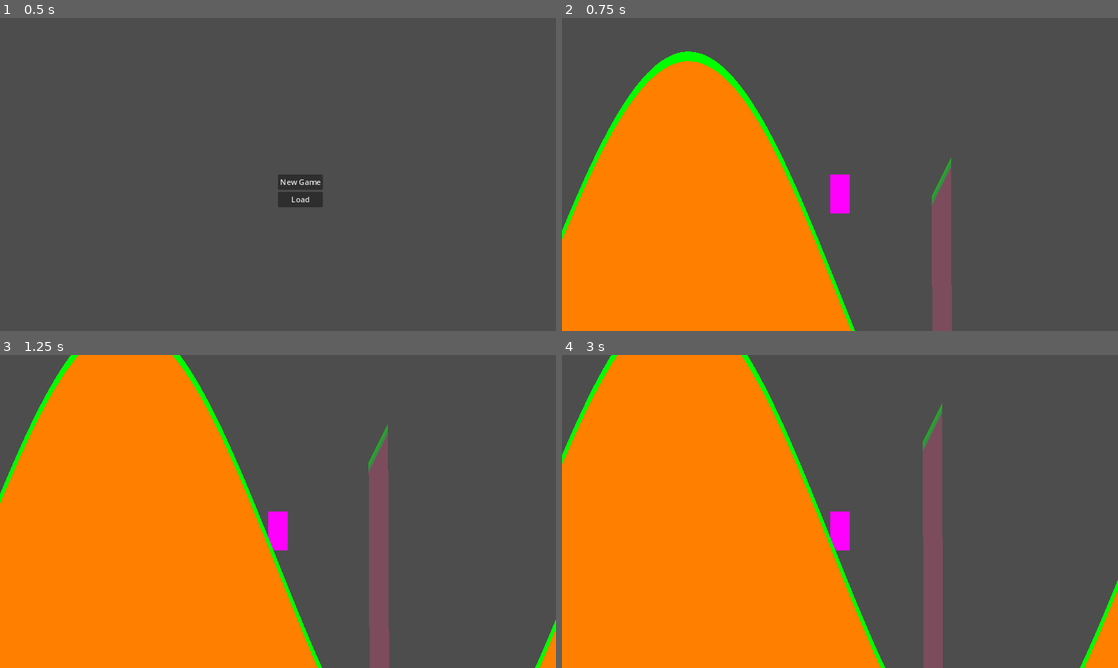
Above: before the commit, frames 1-4 (two rows, left to right).
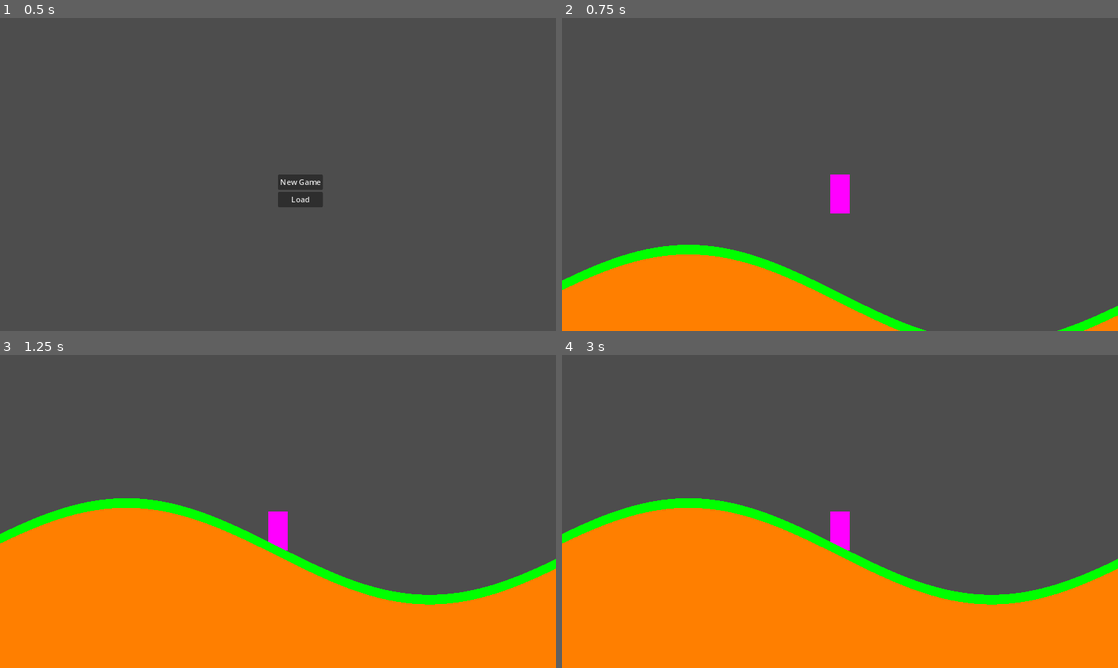
Above: after the commit, the same moments.

Repository: Shadowdragon019/Buildheim
Game: Godot game, scene res://main_menu/main_menu.tscn
The game is run twice, just before and just after one commit, with the same random seed, the same clock (stepped at 60 frames per second) and the same inputs.
Inputs (mouse positions are in pixels of both pictures, inside the frame that each line leads up to):
- Up to frame 1 (0.5 s): no input
- Up to frame 2 (0.75 s): click "New Game" at 0.5 s
- Up to frame 3 (1.25 s): no input
- Up to frame 4 (3 s): move the mouse to (962, 495) at 1.27 s; hold E (index_right) 1.28-2.78 s; click (962, 495) at 1.35 s; move the mouse to (728, 527) at 2.02 s; tap Mouse wheel down (back) at 2.1 s; click (728, 527) at 2.3 s; move the mouse to (895, 442) at 2.77 s; hold Q (index_left) from 2.78 s (still down); tap Mouse wheel up (forwards) at 2.85 s

Frame 1 is identical in both runs. In frame 2, 26% of the frame differs, in the area x 0-100%, y 10-100%; in frame 3, 34%; in frame 4, 35%, in the area x 0-100%, y 0-100%.

Commit message:
Ground can now be edited on mass & there's a preview. Height jumps have been reintroduced.

Diff:
--- a/tests/test-building/world.gd
+++ b/tests/test-building/world.gd
@@ -7,12 +7,11 @@
 const point_width := 5
 const points_per_chunk := 400
 const chunk_width := point_width * points_per_chunk
-const ground_move_height := 20
+const ground_move_height := 40
 
 @onready var player: CharacterBody2D = $Player
 @onready var building_preview : Sprite2D = $BuildingPreview # Shader will break if there's more then one instance
 @onready var snapping_area: Area2D = $SnappingArea
-@onready var terraforming_point: Polygon2D = $TerraformingPoint
 var terraforming_preview: Area2D = create_ground_piece(true)
 var object_rotation := 0.0
 var blocking_objects : Array[Node2D] = []
@@ -21,8 +20,22 @@
 var chunk_heights : Dictionary = {}
 #Dictionary[int, Dictionary[int, float]]
 var new_chunk_heights : Dictionary = {}
-#Dictionary[int, Dictionary[int, float]]
-var terraforming_points : Dictionary = {}
+var ticks_game_existed := 0
+
+
+func offset_point(point: Vector2i, offset: Vector2i) -> Vector2i:
+	point += offset
+
+	@warning_ignore("integer_division")
+	point.x += point.y / points_per_chunk
+	@warning_ignore("integer_division")
+	point.y -= point.y / points_per_chunk * points_per_chunk
+	if point.y < 0:
+		point.x -= 1
+		point.y += points_per_chunk
+
+	return point
+
 
 func chunk_index_at_x(x: float) -> int:
 	@warning_ignore("narrowing_conversion")
@@ -44,6 +57,10 @@
 	if new_chunk_heights.has(chunk_index) && new_chunk_heights[chunk_index].values().has(point_index):
 		return new_chunk_heights[chunk_index][point_index]
 	return chunk_heights[chunk_index][point_index]
+
+
+func get_height_vec(indexes: Vector2i) -> float:
+	return get_height(indexes.x, indexes.y)
 
 
 										   #Dictionary[int, float]
@@ -83,7 +100,7 @@
 		var start_x = chunk_width * chunk_index
 		for i in range(points_per_chunk + 1):
 			var x : float = start_x + i * point_width
-			var y : float = sin(x/100.0) * 250.0
+			var y : float = sin(x/100.0) * 50.0
 			#if sin(x/2500.0) < 0:
 				#y += sin(x/2500.0) * 2500.0
 
@@ -129,13 +146,15 @@
 
 	var grass_points : PackedVector2Array = []
 	grass_points.resize(heights.size() * 2)
-	var ground_points : PackedVector2Array = [Vector2((heights.size() - 1) * point_width, world_bottom), Vector2(0, world_bottom)]
+	var ground_points : PackedVector2Array = [
+		Vector2((heights.size() - 1) * point_width, world_bottom), Vector2(0, world_bottom)
+	]
 
 	var index := -1
 	for height in heights:
+		index += 1
 		var x : float = index * point_width
 		var y : float = height
-		index += 1
 		grass_points[index] = Vector2(x, y - 5)
 		grass_points[(heights.size()) * 2 - index - 1] = Vector2(x, y + 5)
 		ground_points.append(Vector2(x, height))
@@ -154,12 +173,11 @@
 	else:
 		if !chunk_data_exists(chunk_index):
 			generate_chunk_data(chunk_index)
-		#gotta set x offset
 		var piece := create_ground_piece()
 		update_ground_piece(piece, chunk_heights[chunk_index])
 		add_child(piece)
 		piece.name = "GroundCollision" + str(chunk_index)
-		piece.global_position.x = chunk_index * chunk_width + point_width
+		piece.global_position.x = chunk_index * chunk_width
 
 
 func unload_chunk(chunk_index: int):
@@ -201,24 +219,15 @@
 		load_game()
 	add_child(terraforming_preview)
 	terraforming_preview.modulate = Color(1, 1, 1, 0.5)
-
-	# Dictionary[int, float]
-	#set_heights(0, {
-		#400: 0,
-		#399: 0,
-		#398: 0,
-		#397: 0,
-		#396: 0,
-	#})
-	#set_heights(1, {
-		#10: 0
-	#})
-	update_ground_piece(terraforming_preview, [-100, -110, -120, -130, -140])
-	terraforming_preview.global_position.x = 100
+	terraforming_preview.top_level = true
 
 
 func _process(_delta: float):
+	ticks_game_existed += 1
 	var global_mouse_position := get_global_mouse_position()
+	@warning_ignore("unused_variable")
+	var global_mouse_global_index := Vector2i(chunk_index_at_x(global_mouse_position.x), point_index_at_x(global_mouse_position.x))
+
 	# Building
 	#region
 	if Input.is_action_just_pressed("forwards") && TestBuildingGlobal.building_enabled:
@@ -266,16 +275,38 @@
 
 	# Terraforming
 	#region
-	terraforming_point.visible = TestBuildingGlobal.terraforming_enabled
+	terraforming_preview.visible = TestBuildingGlobal.terraforming_enabled
 	if TestBuildingGlobal.terraforming_enabled:
-		var chunk_index := chunk_index_at_x(global_mouse_position.x)
+		var chunk_index := chunk_index_at_x(global_mouse_position.x + point_width / 2.0)
 		var point_index := point_index_at_x(global_mouse_position.x + point_width / 2.0)
-		var current_height := get_height(chunk_index, point_index)
-		var height : float = max(min(global_mouse_position.y, world_bottom - 5, current_height + ground_move_height), current_height - ground_move_height)
-
-		terraforming_point.global_position = Vector2(point_index * point_width + chunk_index * chunk_width, height)
+		var global_index := Vector2i(chunk_index, point_index)
+
+		#Dictionary[int, Dictionary[int, float]]
+		var placements := {}
+		var heights : PackedFloat32Array = []
+		var width := 10
+
+		for index in range(width * 2 + 1):
+			var offset := index - width
+			var offset_global_index := Vector2i(0, offset)
+			var global_index_offset := offset_point(global_index, offset_global_index)
+			var ground_height := get_height_vec(offset_point(global_index, offset_global_index))
+			var weight := absf(width - index) / width
+			weight *= weight
+			weight = 1 - weight
+			var height := minf(lerpf(ground_height, global_mouse_position.y, weight), world_bottom - width)
+			heights.append(height)
+
+			if !placements.has(global_index_offset.x):
+				placements[global_index_offset.x] = {}
+			placements[global_index_offset.x][global_index_offset.y] = height
+
+		update_ground_piece(terraforming_preview, heights)
+		terraforming_preview.global_position.x = point_index * point_width + chunk_index * chunk_width - point_width * width
+
 		if Input.is_action_just_pressed("left_click"):
-			set_heights(chunk_index, {point_index: height})
+			for i in placements:
+				set_heights(i, placements[i])
 	#endregion
 
 	# Load chunks around player
--- a/tests/test-building/world.tscn
+++ b/tests/test-building/world.tscn
@@ -38,13 +38,6 @@
 [node name="CollisionShape2D" type="CollisionShape2D" parent="SnappingArea"]
 shape = SubResource("RectangleShape2D_6rdb8")
 
-[node name="TerraformingPoint" type="Polygon2D" parent="."]
-visible = false
-top_level = true
-scale = Vector2(0.25, 0.25)
-color = Color(1, 1, 0, 1)
-polygon = PackedVector2Array(-5, 10, 5, 10, 10, 5, 10, -5, 5, -10, -5, -10, -10, -5, -10, 5)
-
 [connection signal="body_entered" from="BuildingPreview/PreviewArea" to="." method="_on_preview_area_body_entered"]
 [connection signal="body_exited" from="BuildingPreview/PreviewArea" to="." method="_preview_area_body_exited"]
 [connection signal="body_entered" from="SnappingArea" to="." method="_on_snapping_area_body_entered"]
